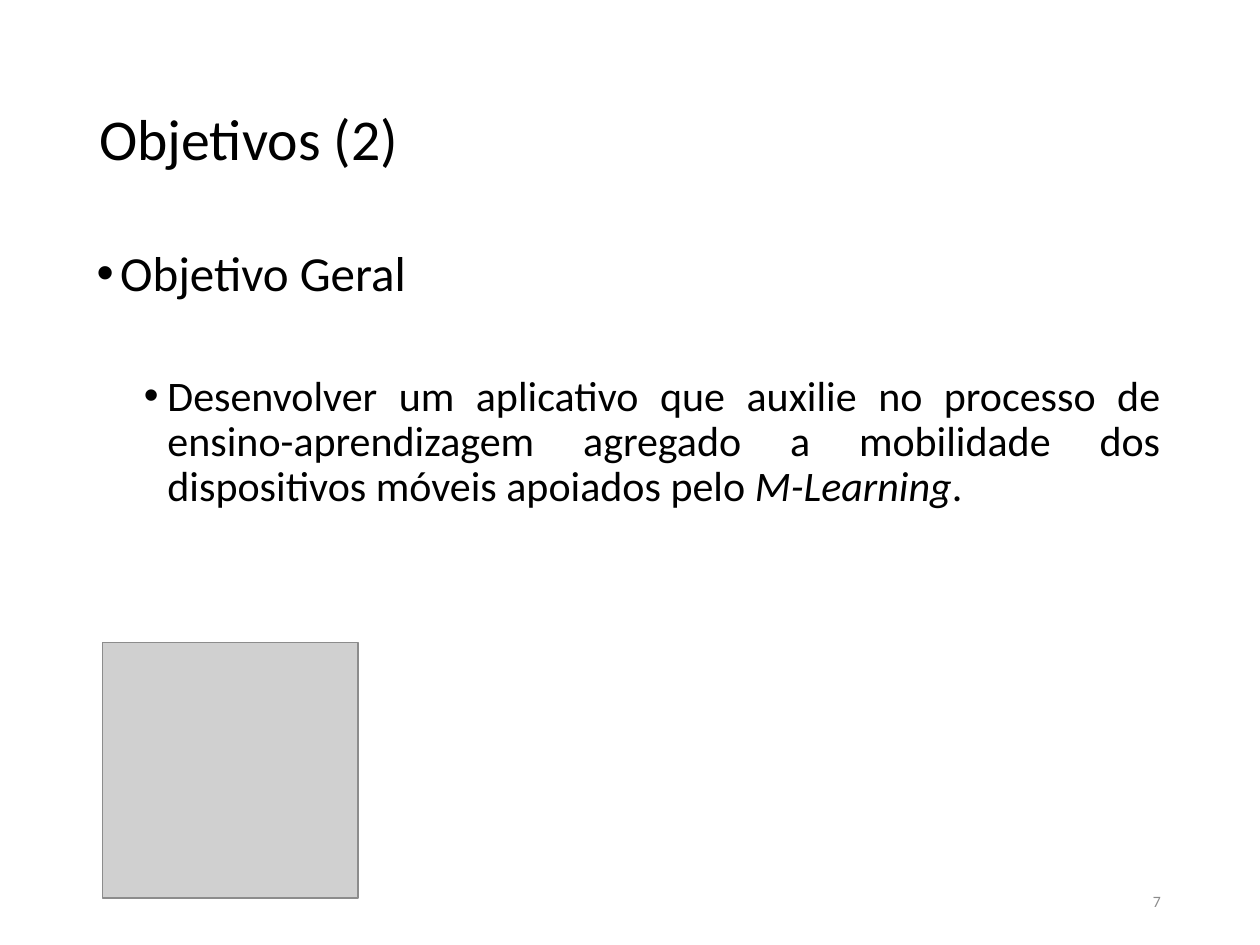
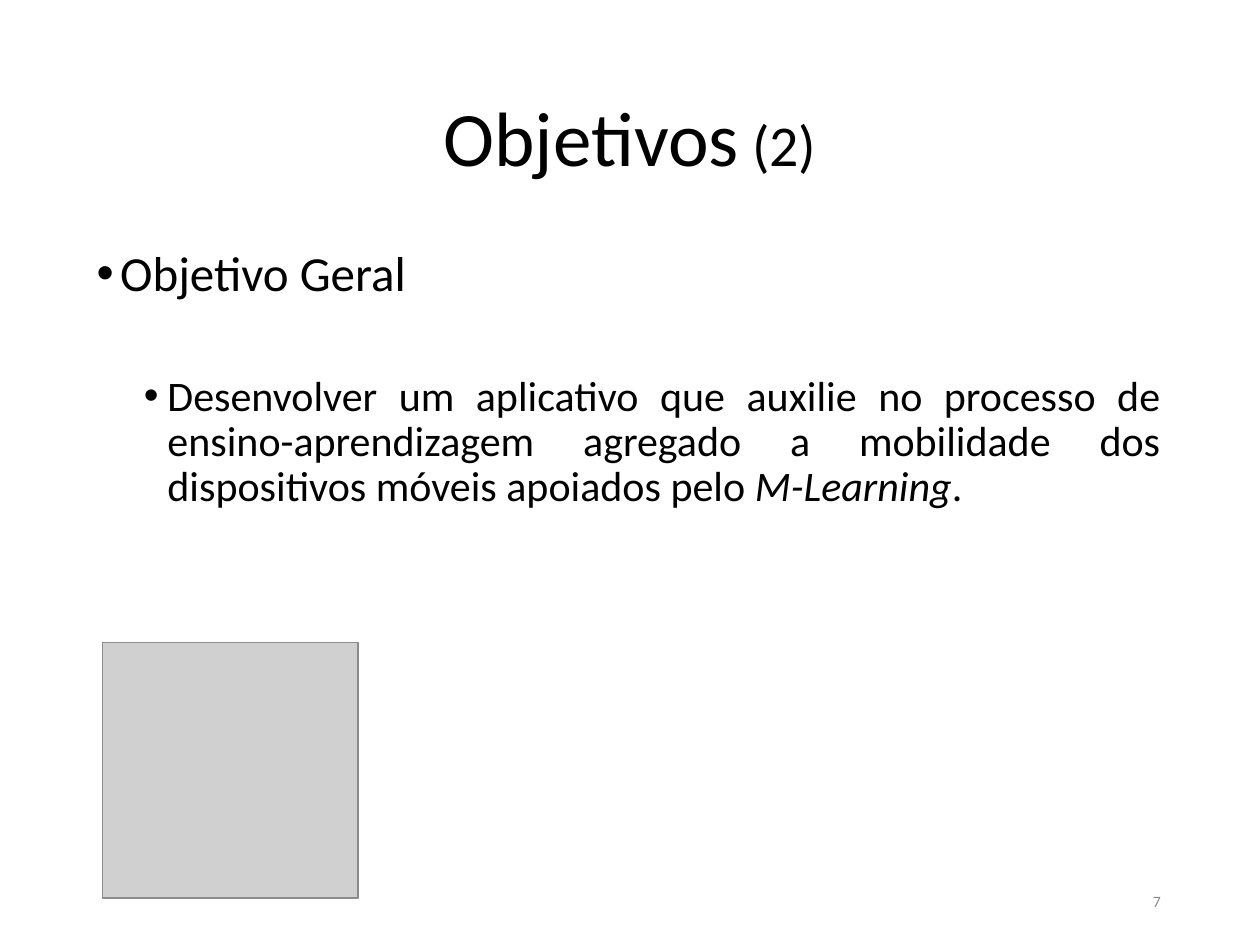
Before and after one commit to FatimaFerreiradeSousa/TCC-Mobile-Leaning, a slide deck: slide 7 of TCC - Documento/TCC II.pptx. Drawn at 1260x945 pixels with LibreOffice and Linux fonts; fonts in the diff are those of the drawing; grey boxes stand for pictures. Boxes give left, top, right and bottom in pixels: in the first picture for what was removed or moved away, otherwise in the second. Text is boxed around its words. In the diff, an @@ line names an element or a change of style, - is before the commit and + after.

```diff
--- a/TCC - Documento/TCC II.pptx
+++ b/TCC - Documento/TCC II.pptx
@@ title "Objetivos (2)" at [443,112,816,180]: size 33 to 44 pt in "Objetivos"; alignment left to centre @@
```
Also in this commit, not shown: 18 other slides changed, 1 slide removed.
